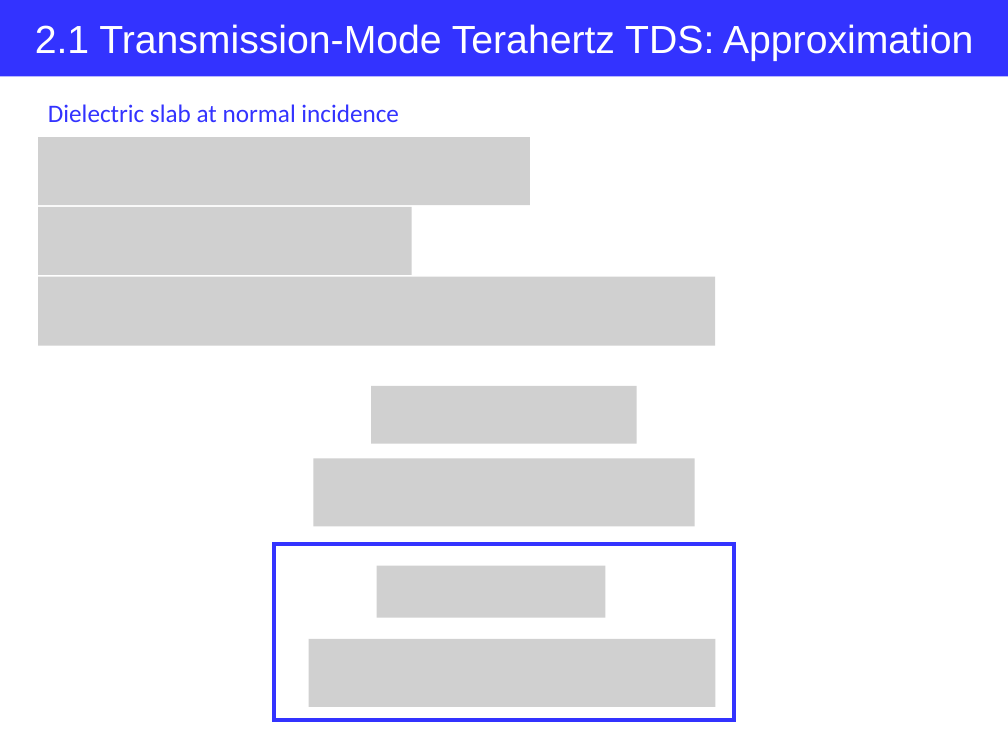
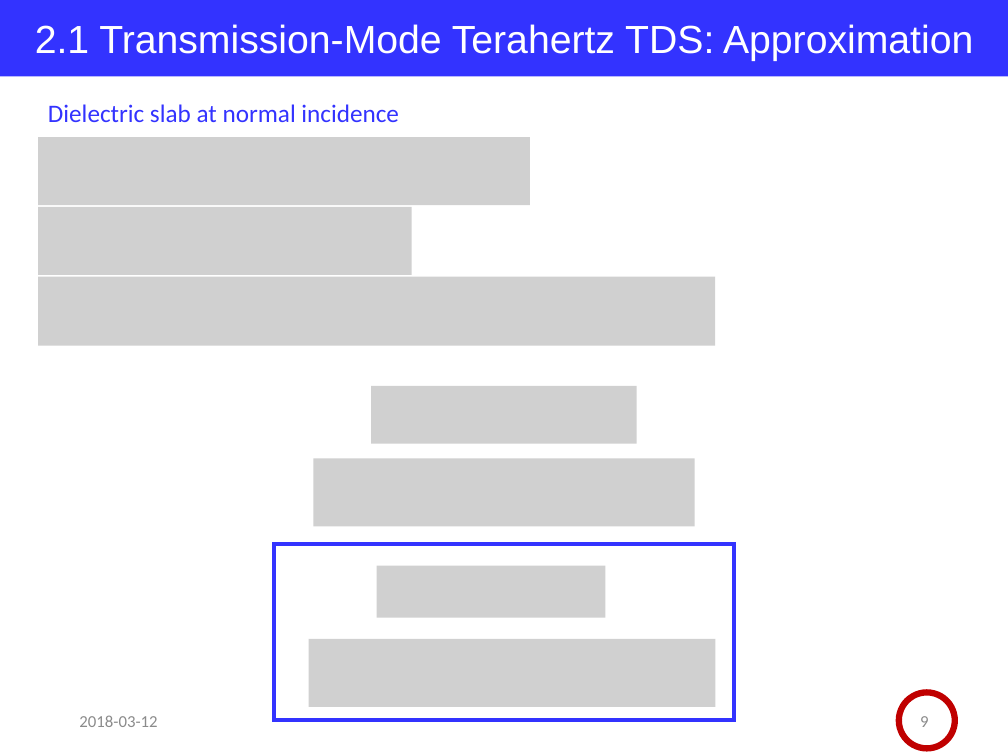
Before and after one commit to jglee96/NBTP_Lab, a slide deck: slide 9 of Terahertz Metrology/Ch2/Terahertz Metrology_Ch2.pptx. Drawn at 1008x756 pixels with LibreOffice and Linux fonts; fonts in the diff are those of the drawing; grey boxes stand for pictures. Boxes give left, top, right and bottom in pixels: in the first picture for what was removed or moved away, otherwise in the second. Text is boxed around its words. In the diff, an @@ line names an element or a change of style, - is before the commit and + after.

```diff
--- a/Terahertz Metrology/Ch2/Terahertz Metrology_Ch2.pptx
+++ b/Terahertz Metrology/Ch2/Terahertz Metrology_Ch2.pptx
@@ text added at [79,715,157,727], 12 pt, text #8C8C8C @@
+2018-03-12
@@ ellipse added at [899,692,956,749], outline #C00000 4.5 pt @@
@@ page number added at [920,716,928,727], 12 pt, text #8C8C8C @@
+9
```
Also in this commit, not shown: 20 other slides changed, 2 slides added, 1 slide removed, 4 other files.
